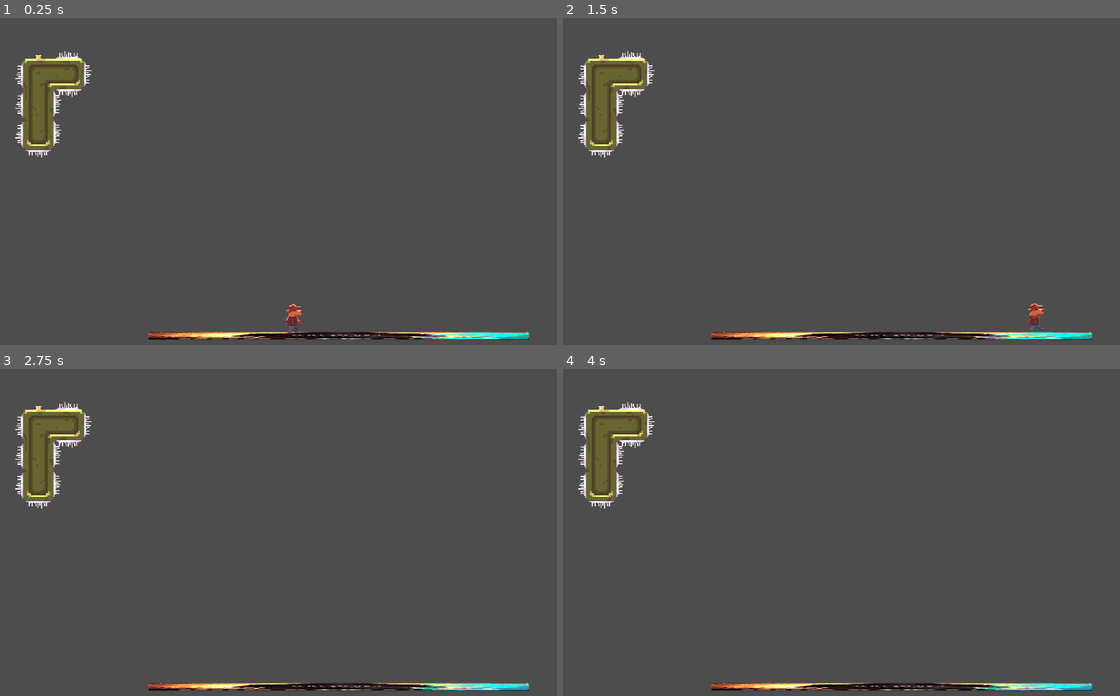
Above: before the commit, frames 1-4 (two rows, left to right).
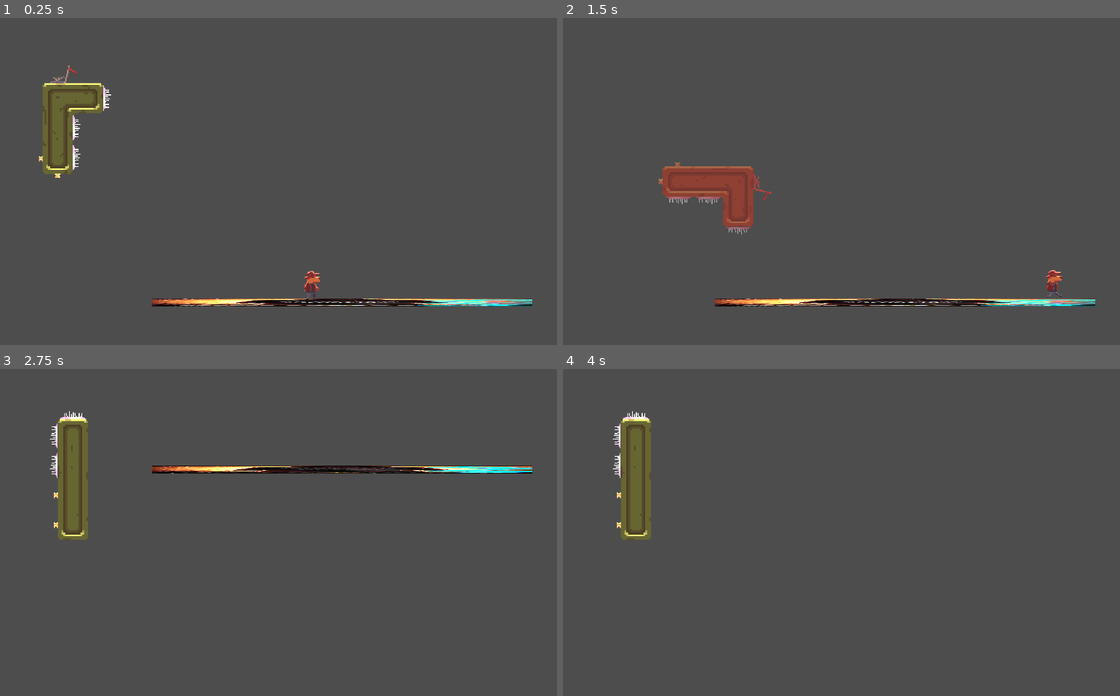
Above: after the commit, the same moments.

Repository: The-First-Pancake/gmtk-game-jam-2024
Game: Godot game, scene res://Levels/GeorgeTest.tscn
The game is run twice, just before and just after one commit, with the same random seed, the same clock (stepped at 60 frames per second) and the same inputs. This scene is started directly instead of the project's main scene. The engine's default icon, where the game draws it, is replaced by a stand-in: a white triangle on a blue panel in a dark square.
Inputs (mouse positions are in pixels of both pictures, inside the frame that each line leads up to):
- Up to frame 1 (0.25 s): no input
- Up to frame 2 (1.5 s): tap Enter at 0.5 s; move the mouse to (618, 103) at 0.52 s; hold Right (move_right) from 0.53 s (still down); click (618, 103) at 0.6 s; tap Space (jump) at 0.77 s; move the mouse to (713, 197) at 1.27 s; right-click (713, 197) at 1.35 s
- Up to frame 3 (2.75 s): tap Space (jump) at 1.52 s; move the mouse to (323, 460) at 2.02 s; release Right (move_right) at 2.03 s; hold Left (move_left) from 2.03 s (still down); click (323, 460) at 2.1 s
- Up to frame 4 (4 s): move the mouse to (802, 597) at 2.77 s; release Left (move_left) at 2.78 s; hold Right (move_right) from 2.78 s (still down); right-click (802, 597) at 2.85 s; click (802, 597) at 2.92 s; tap Space (jump) at 3.02, 3.5, 3.77 s; move the mouse to (1003, 581) at 3.52 s; click (1003, 581) at 3.6 s

The runs differ from the first frame. In frame 1, 7.2% of the frame differs, in the area x 2-96%, y 10-99%; in frame 2, 8.2%; in frame 3, 7.2%; in frame 4, 5.6%.

Commit message:
Blockspawner follows camera

Diff:
--- a/Levels/GeorgeTest.tscn
+++ b/Levels/GeorgeTest.tscn
@@ -7,12 +7,13 @@
 [ext_resource type="PackedScene" uid="uid://r1kjk04fwuou" path="res://Prefabs/Hold.tscn" id="5_8fyq4"]
 [ext_resource type="PackedScene" uid="uid://bkatak76uuoli" path="res://Prefabs/Campfire.tscn" id="6_rgih4"]
 [ext_resource type="PackedScene" uid="uid://dhrgrpwwax6i8" path="res://Prefabs/Spikes.tscn" id="7_5cl6t"]
+[ext_resource type="Script" path="res://Scripts/CameraController.gd" id="8_fc5ov"]
 
 [sub_resource type="RectangleShape2D" id="RectangleShape2D_atmmq"]
 size = Vector2(617, 834)
 
 [sub_resource type="RectangleShape2D" id="RectangleShape2D_1lx0t"]
-size = Vector2(704.047, 438)
+size = Vector2(704.047, 825.13)
 
 [sub_resource type="Resource" id="Resource_6716m"]
 script = ExtResource("4_mwb6v")
@@ -27,12 +28,12 @@
 [sub_resource type="Resource" id="Resource_mwrdh"]
 script = ExtResource("4_mwb6v")
 spawn_prefab = ExtResource("7_5cl6t")
-spawn_count = 100
+spawn_count = 10
 
 [node name="GeorgeTest" type="Node2D"]
 
 [node name="Floor" type="StaticBody2D" parent="."]
-position = Vector2(1200, 1050)
+position = Vector2(1500, 1100)
 scale = Vector2(1.96232, 0.0292254)
 
 [node name="Default" type="Sprite2D" parent="Floor"]
@@ -42,22 +43,31 @@
 position = Vector2(-0.5, -2)
 shape = SubResource("RectangleShape2D_atmmq")
 
-[node name="NewBlockQueue" type="StaticBody2D" parent="."]
-position = Vector2(318, 483)
-
-[node name="CollisionShape2D" type="CollisionShape2D" parent="NewBlockQueue"]
-position = Vector2(-58.4564, 0)
-scale = Vector2(0.628025, 1.14167)
-shape = SubResource("RectangleShape2D_1lx0t")
-
-[node name="BlockSpawner" parent="NewBlockQueue" instance=ExtResource("3_faxmf")]
-spawn_objects = Array[ExtResource("4_mwb6v")]([SubResource("Resource_6716m"), SubResource("Resource_b3o7y"), SubResource("Resource_mwrdh")])
-spawn_object_probability = 0.9
-
 [node name="DirectionalLight2D" type="DirectionalLight2D" parent="."]
 position = Vector2(950, 150)
 rotation = -6.28319
 energy = 1.55
 
 [node name="Player" parent="." instance=ExtResource("3_qudki")]
-position = Vector2(1050, 950)
+position = Vector2(1400, 1000)
+
+[node name="Camera2D" type="Camera2D" parent="." node_paths=PackedStringArray("target")]
+position = Vector2(1250, 700)
+script = ExtResource("8_fc5ov")
+target = NodePath("../Player")
+step = 300.0
+top_trigger = 200.0
+bottom_trigger = 200.0
+
+[node name="NewBlockQueue" type="StaticBody2D" parent="Camera2D"]
+position = Vector2(-570, -192)
+
+[node name="CollisionShape2D" type="CollisionShape2D" parent="Camera2D/NewBlockQueue"]
+position = Vector2(-58.4564, 220.987)
+scale = Vector2(0.628025, 1.14167)
+shape = SubResource("RectangleShape2D_1lx0t")
+
+[node name="BlockSpawner" parent="Camera2D/NewBlockQueue" instance=ExtResource("3_faxmf")]
+position = Vector2(-68, 17)
+spawn_objects = Array[ExtResource("4_mwb6v")]([SubResource("Resource_6716m"), SubResource("Resource_b3o7y"), SubResource("Resource_mwrdh")])
+spawn_object_probability = 0.5
--- a/Prefabs/player.tscn
+++ b/Prefabs/player.tscn
@@ -200,6 +200,7 @@
 
 [node name="Sprite Animator" type="AnimatedSprite2D" parent="."]
 unique_name_in_owner = true
+z_index = 1
 scale = Vector2(3.125, 3.125)
 sprite_frames = SubResource("SpriteFrames_2xloi")
 animation = &"hang_side"
--- a/Scripts/BlockSpawner.gd
+++ b/Scripts/BlockSpawner.gd
@@ -60,6 +60,7 @@
 
 func _spawned_block_picked_up() -> void:
 	spawn_timer.start()
+	spawned_block.reparent(get_tree().root)
 	spawned_block.disconnect("picked_up", _spawned_block_picked_up)
 
 func _spawn_timer_finished() -> void:
Not shown: 1 places in Levels/GeorgeTest.tscn that only renumber resources
